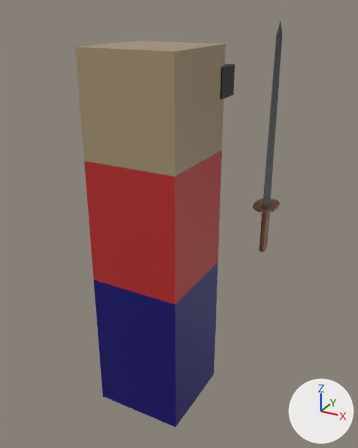
What one commit did to the FBX model Assets/Models/Medieval.fbx_Infantry/Medieval.fbx_Infantry.fbx.
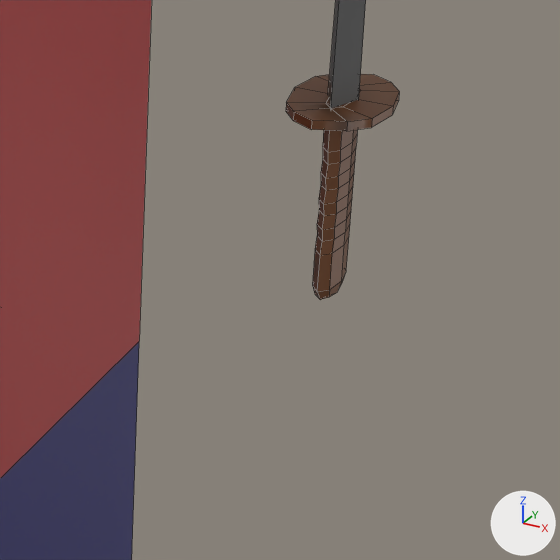
The first picture shows the older version from a 50 mm lens placed at (0.987, -1.675, 1.67), pointed at (0.009, 0.104, 0.781). The close-ups show both versions on the part from 52% to 89% of the width and 40% to 70% of the height of that picture. The axes (+X, +Y, +Z) are drawn at lower right. The lights are the same throughout. The close-ups show mesh edges as thin lines. Where no turn or scale is listed for an object, it has been applied to the vertices.

The first close-up shows 'MediumMan.001', 'Sword.001'.
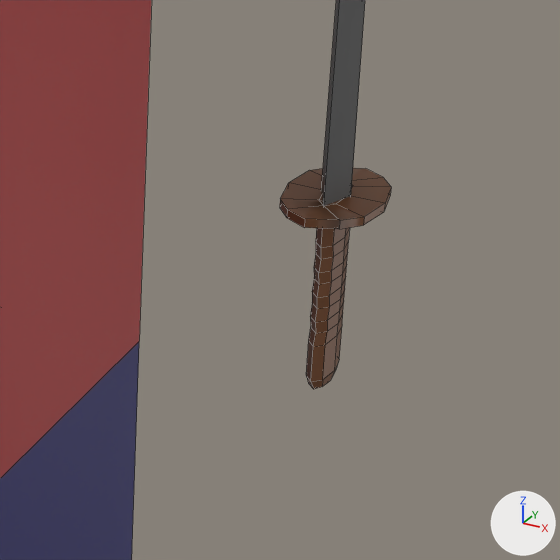
What the commit changed:
me_heroblade has 138 vertices, 138 faces and spans x -0.058..0.05, y -0.092..0.064, z 0.002..0.977.
me_heroblade is used by ob_sword_001; location (0.35, 0.299, 0.644).
me_heroblade part 1: the whole mesh is moved by (0.0, 0.0, -0.11).

Boxes (x1, y1, x2, y2) around the edits, measured in the close-ups (560 x 560 px):
'Sword.001', mesh moved
    before: (286, 0, 399, 300)
    after: (280, 0, 391, 389)
